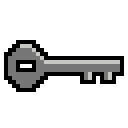
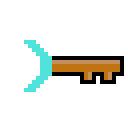
Before/after of a (128, 128) layered artwork. What changed in the layer stack:
added group "Bronze Key" with 3 layers above "Utility Kit" over left=4, top=40, right=120, bottom=92
added layer "1" (2nd of 4, in "Bronze Key") in group "Bronze Key" over left=4, top=40, right=120, bottom=92
added layer "Key 1 (32x32).png" in group "Bronze Key" over left=4, top=40, right=120, bottom=92
hid group "Silver Key" (5 layers) over left=4, top=40, right=120, bottom=92
painted on "Highlight" (2nd of 2, in "Silver Key") over left=4, top=40, right=120, bottom=92
painted on "Fill" (2nd of 2, in "Silver Key") over left=4, top=40, right=120, bottom=92
painted on "Outline" (2nd of 2, in "Silver Key") over left=4, top=40, right=120, bottom=92
